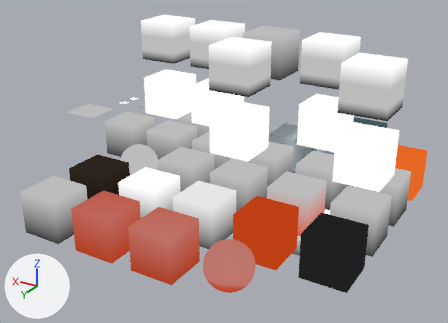
Renders of the Blender file assets/test_chambers/materials.blend from each side of a commit.
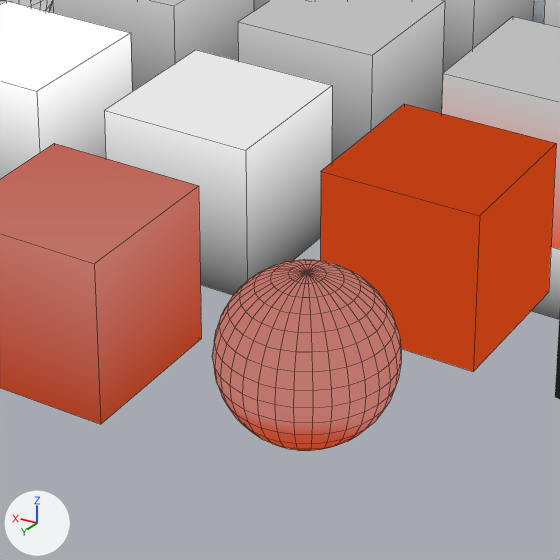
Each version is shown whole from a camera (50 mm lens) standing at (-10.18, 26.35, 12.92) and looking at (4.83, 1.34, 0.41), then close up on the part from 32% to 67% of the width and 52% to 100% of the height. The lights are fixed; the arrows at lower left show +X, +Y and +Z. The close-ups show mesh edges as thin lines.

The first close-up shows 'ambient block', 'ambient block.002', 'ambient block.003', 'ambient block.008', 'ambient block.009', 'ambient block.010', 'ambient block.011', 'ambient block.015', 'ambient block.022', 'ambient block.023'.
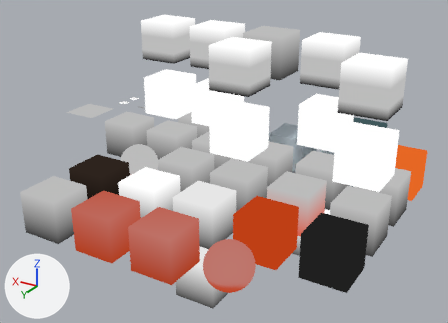
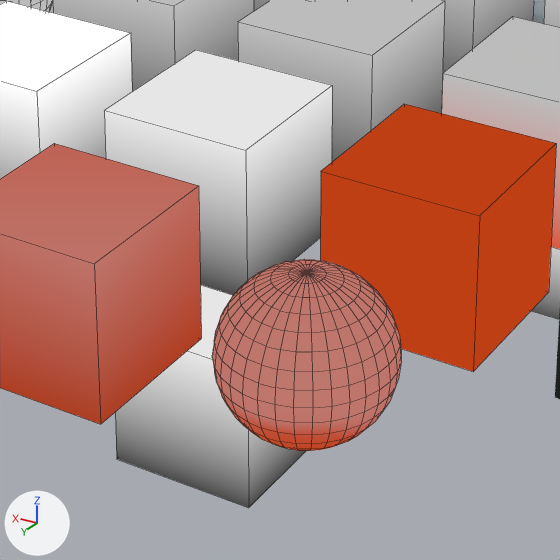
What differs and where, as boxes [x1, y1, x2, y2] in the close-ups (560 x 560 px):
'ambient block.035', added
    after: [115, 285, 306, 508]

Diff of the bpy script that builds the scene:
```diff
--- a/assets/test_chambers/materials.blend.py
+++ b/assets/test_chambers/materials.blend.py
@@ mat_plastic_plasticwall004a @@
+mat_plastic_plasticwall004a = bpy.data.materials.new('plastic/plasticwall004a')
+# nodes: Emission, Mix, OutputMaterial, VertexColor
+# colours: white #e6e6e6
@@ me_cube_043 @@
+me_cube_043.from_pydata(...)  # a box spanning x -1.0..1.0, y -1.0..1.0, z -1.0..1.0
+me_cube_043.materials.append(mat_plastic_plasticwall004a)  # its picture is missing
@@ ob_ambient_block_035 @@
+ob_ambient_block_035 = bpy.data.objects.new('ambient block.035', me_cube_043)
+ob_ambient_block_035.location = (3.0, 6.0, -3.0)
```
